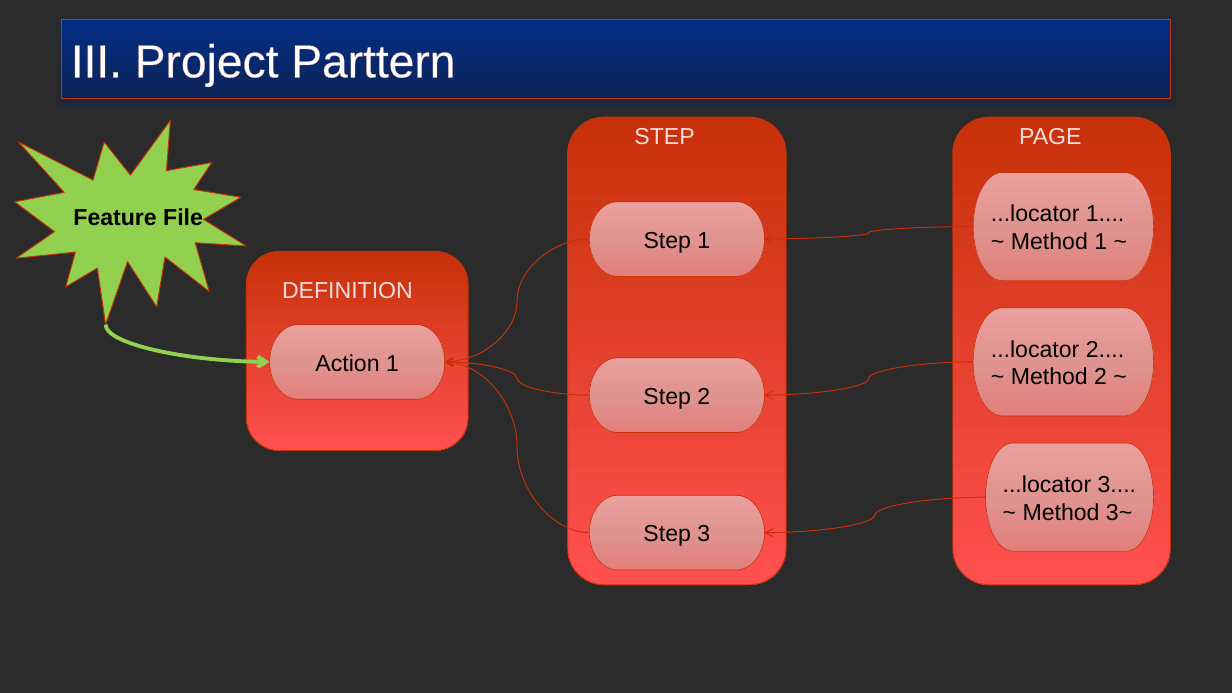
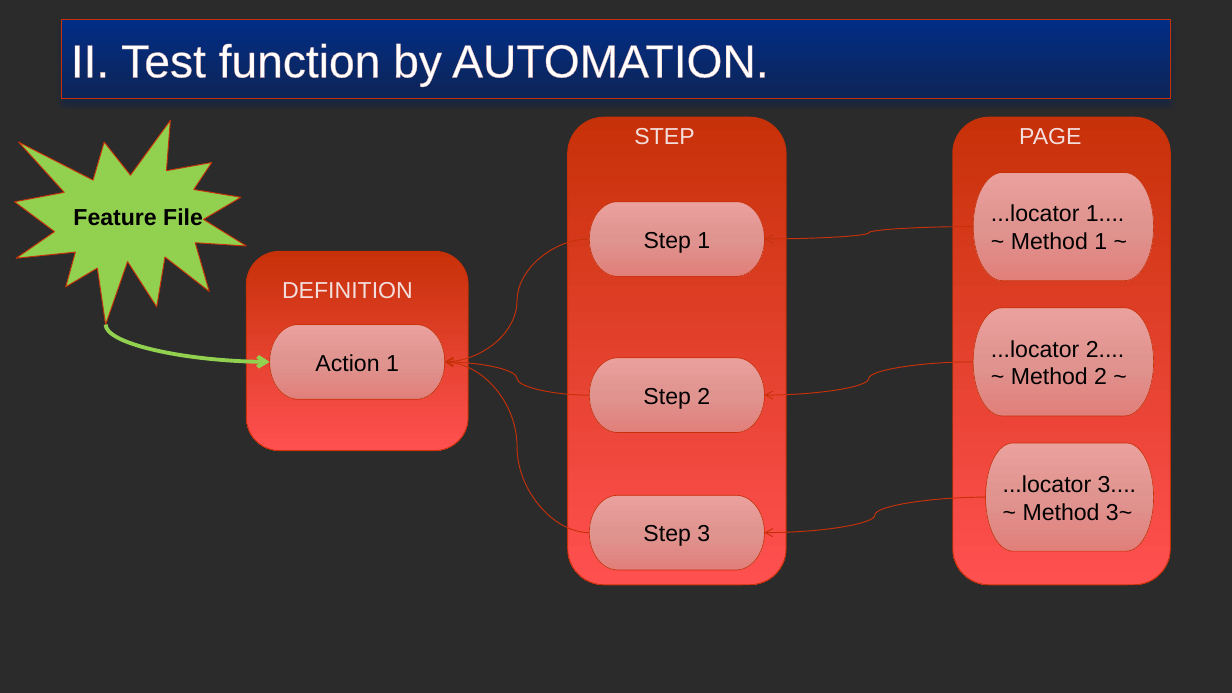
Before and after one commit to truyenkv/sharing, a slide deck: slide 7 of Sharing.pptx (slide 14 before the commit). Drawn at 1232x693 pixels with LibreOffice and Linux fonts; fonts in the diff are those of the drawing; background and template pictures are left out; a plain dark background stands for a picture behind light text. Boxes give left, top, right and bottom in pixels: in the first picture for what was removed or moved away, otherwise in the second. Text is boxed around its words. In the diff, an @@ line names an element or a change of style, - is before the commit and + after.

```diff
--- a/Sharing.pptx
+++ b/Sharing.pptx
@@ text in rectangle at [71,43,768,87]: text changed @@
-III. Project Parttern
+II. Test function by AUTOMATION.
```
Also in this commit, not shown: 3 other slides changed, 4 slides added, 11 slides removed.
